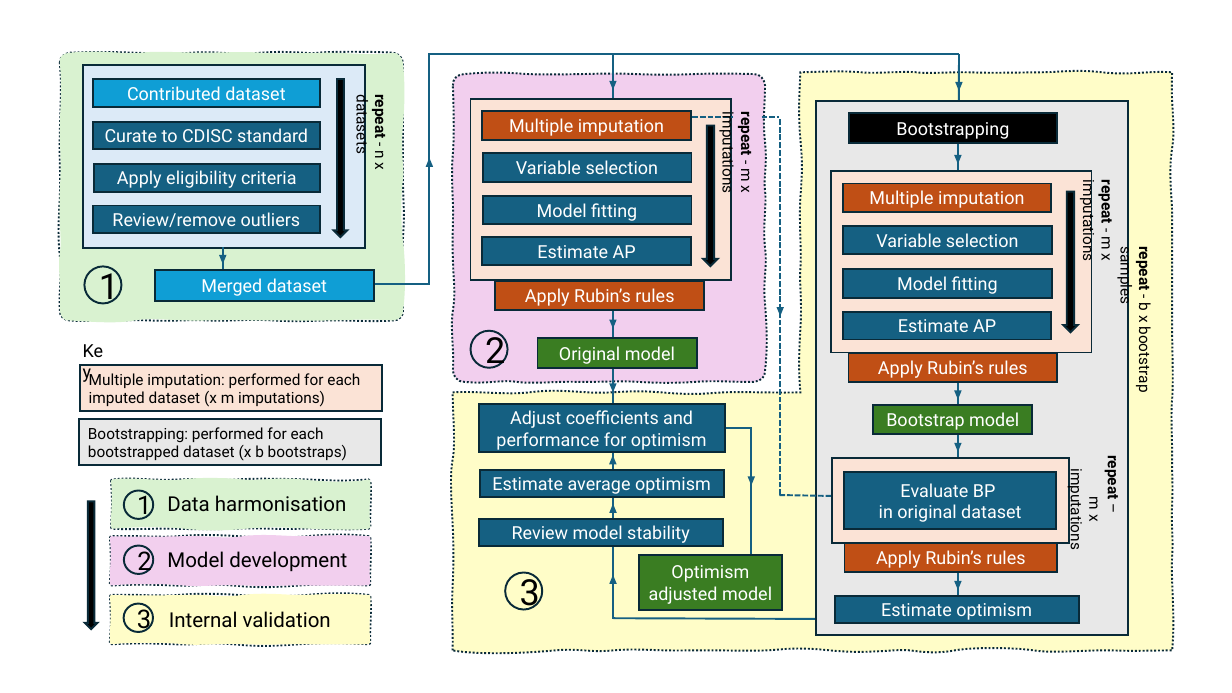
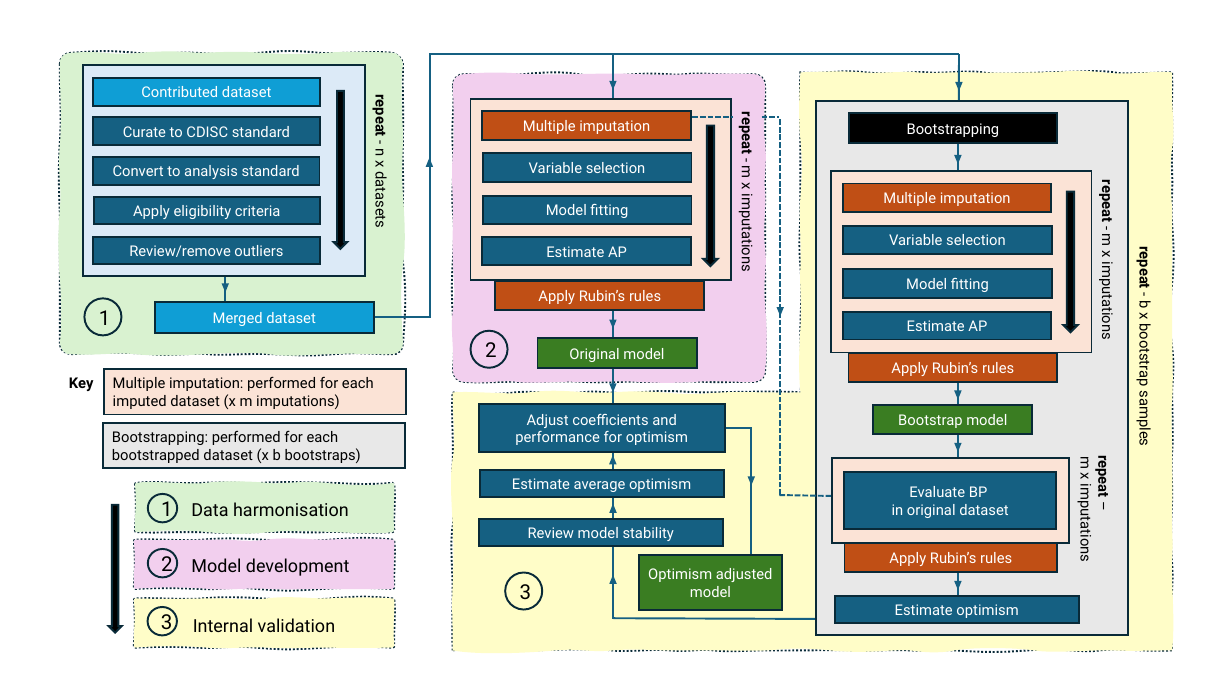
Before and after one commit to jpwil/thesis, a slide deck: slide 1 of figures/ch4/modelDevVal.pptx. Drawn at 1232x693 pixels with LibreOffice and Linux fonts; fonts in the diff are those of the drawing. Boxes give left, top, right and bottom in pixels: in the first picture for what was removed or moved away, otherwise in the second. Text is boxed around its words. In the diff, an @@ line names an element or a change of style, - is before the commit and + after.

Commit message:
Methodology intro and data harmonisation

```diff
--- a/figures/ch4/modelDevVal.pptx
+++ b/figures/ch4/modelDevVal.pptx
@@ freeform shape: place and size @@
-freeform shape at [60, 53, 403, 321]
+freeform shape at [60, 53, 403, 354]
@@ elbow line moved from (353, 284) - (959, 55) to (353, 318) - (959, 55) @@
@@ rectangle: place and size @@
-rectangle at [83, 66, 366, 249]
+rectangle at [83, 66, 366, 276]
@@ freeform shape at [452, 73, 1172, 651]: outline redrawn @@
@@ freeform shape at [453, 74, 765, 382]: outline redrawn @@
@@ rectangle "Curate to CDISC standard": place and size @@
-rectangle "Curate to CDISC standard" at [93, 122, 320, 150]
+rectangle "Curate to CDISC standard" at [93, 117, 320, 145]
@@ down arrow: place and size @@
-down arrow at [334, 79, 348, 237]
+down arrow at [334, 91, 348, 249]
@@ rectangle added at [92, 157, 319, 185], fill #156082, outline #092A39 1.5 pt, 11.5 pt, text #FFFFFF @@
+Convert to analysis standard
@@ size 14 to 11.5 pt in 25 elements at [848, 114, 1057, 143], [482, 111, 691, 140], [482, 153, 691, 182], [482, 196, 691, 225], [482, 238, 691, 265], [495, 281, 704, 311], [843, 184, 1052, 213], [844, 226, 1053, 254], [844, 269, 1053, 298], [843, 312, 1052, 340], [848, 353, 1057, 383], [538, 338, 697, 368], [873, 405, 1032, 434], [845, 472, 1057, 530], [845, 543, 1057, 573], [836, 596, 1080, 624], [480, 470, 724, 498], [639, 555, 782, 610], [479, 405, 725, 452], [479, 519, 723, 547], [93, 78, 320, 105], [93, 117, 320, 145], [93, 237, 320, 264], [154, 301, 373, 333], [93, 197, 320, 225] @@
@@ rectangle "Apply eligibility criteria": place and size @@
-rectangle "Apply eligibility criteria" at [93, 164, 320, 191]
+rectangle "Apply eligibility criteria" at [93, 197, 320, 225]
@@ line moved from (223, 248) - (223, 290) to (226, 267) - (226, 311) @@
@@ size 28 to 16 pt in 3 elements at [470, 331, 507, 368], [506, 573, 543, 610], [84, 299, 121, 335] @@
@@ ellipse "1": place and size @@
-ellipse "1" at [84, 266, 121, 303]
+ellipse "1" at [84, 299, 121, 335]
@@ 2 rectangles, 1 triangle: place and size @@
-2 rectangles, 1 triangle at [93, 205, 373, 301]
+2 rectangles, 1 triangle at [93, 237, 373, 333]
@@ text "Key": place and size @@
-text "Key" at [74, 335, 120, 366]
+text "Key" at [69, 377, 94, 391]
@@ text "Key" at [69, 377, 94, 391]: size 14 to 11.5 pt, bold on @@
@@ size 12 to 11.5 pt in 7 elements at [372, 98, 391, 227], [1098, 184, 1117, 338], [1136, 250, 1155, 445], [1077, 457, 1113, 561], [733, 103, 761, 287], [103, 422, 405, 468], [104, 369, 406, 414] @@
@@ rectangle "Bootstrapping: performed for each bootstrapped ...": place and size @@
-rectangle "Bootstrapping: performed for each bootstrapped ..." at [79, 420, 381, 465]
+rectangle "Bootstrapping: performed for each bootstrapped ..." at [103, 422, 405, 468]
@@ size 16 to 14 pt in 3 elements at [193, 618, 336, 632], [191, 558, 350, 576], [191, 502, 349, 516] @@
@@ text "Data harmonisation": place and size @@
-text "Data harmonisation" at [167, 495, 347, 512]
+text "Data harmonisation" at [191, 502, 349, 516]
@@ size 20 to 16 pt in 3 elements at [148, 494, 177, 523], [148, 607, 177, 636], [148, 549, 177, 578] @@
@@ 3 ellipses, 3 freeform shapes, 2 texts, 1 rectangle, 1 down arrow: place and size @@
-3 ellipses, 3 freeform shapes, 2 texts, 1 rectangle, 1 down arrow at [79, 365, 382, 644]
+3 ellipses, 3 freeform shapes, 2 texts, 1 rectangle, 1 down arrow at [104, 369, 406, 648]
```
Also in this commit, not shown: 5 other files.
